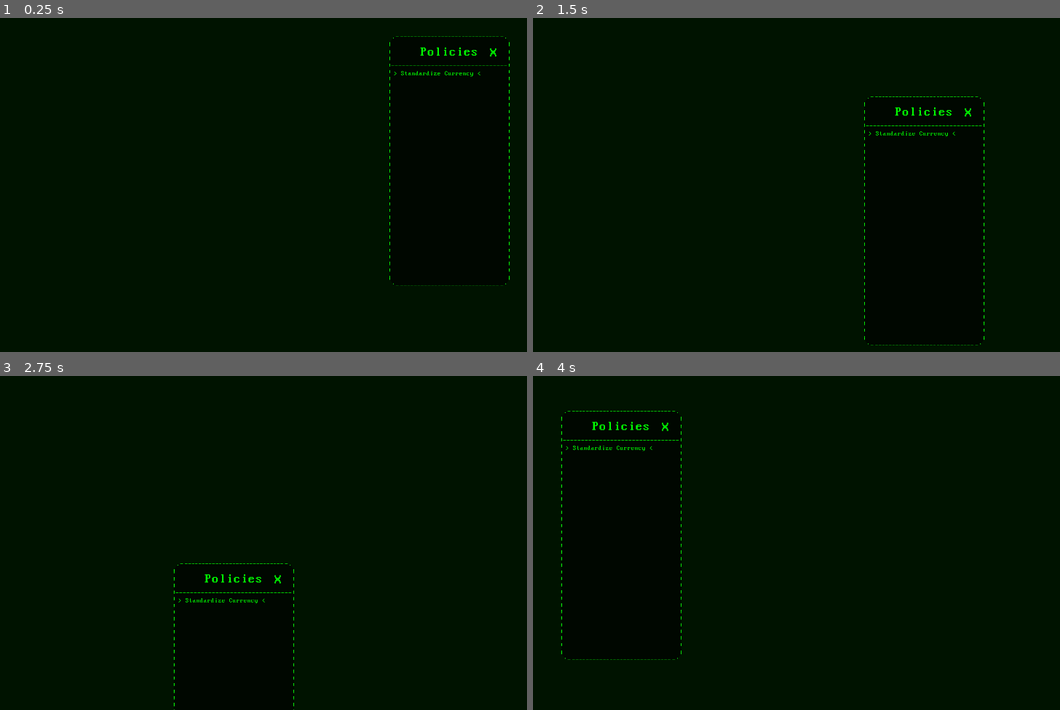
Above: before the commit, frames 1-4 (two rows, left to right).
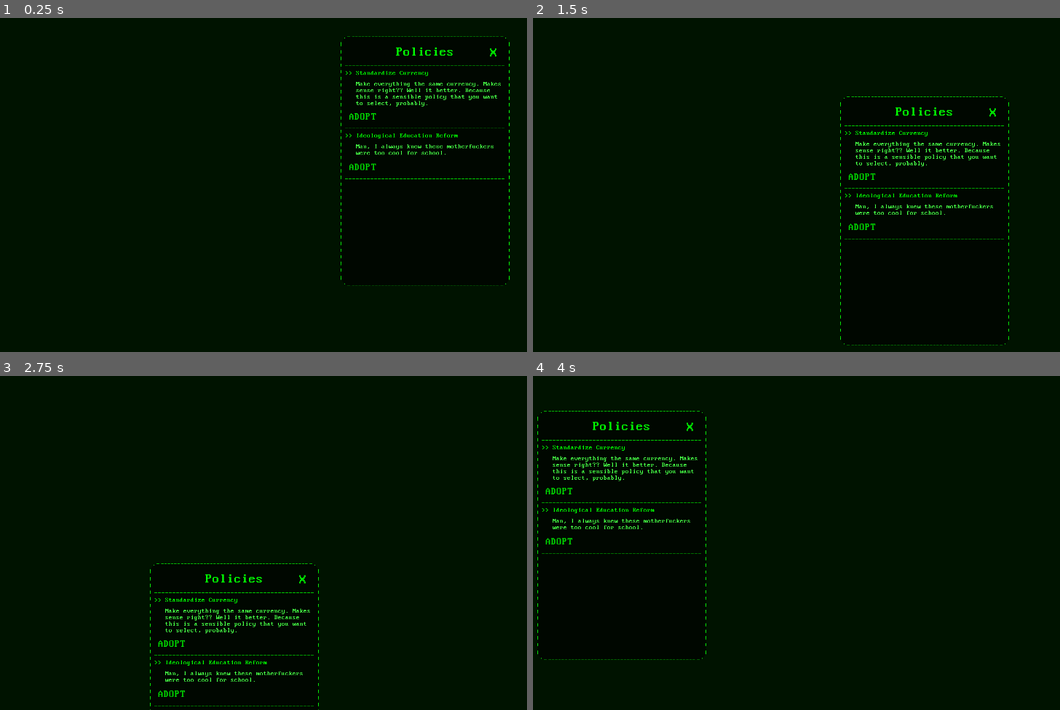
Above: after the commit, the same moments.

Repository: AlexHoratio/SATRAP
Game: Godot game, scene res://Prefabs/Entities/Windows/policies_window.tscn
Same seed, same stepped clock (60 frames per second), same inputs: the game is played once before the commit and once after it. This scene is started directly instead of the project's main scene.
Inputs (mouse positions are in pixels of both pictures, inside the frame that each line leads up to; where the layout moved, square brackets give the same spot in the first picture):
- Up to frame 1 (0.25 s): no input
- Up to frame 2 (1.5 s): click (959, 51) [980, 51] at 0.5 s; tap Enter at 1.25 s; move the mouse to (922, 111) at 1.27 s; hold D (right) from 1.28 s (still down); click (922, 111) at 1.35 s
- Up to frame 3 (2.75 s): release D (right) at 2 s; tap Space at 2 s; drag from (147, 512) to (231, 579) at 2.02 s
- Up to frame 4 (4 s): tap Enter at 2.75 s; move the mouse to (854, 396) at 2.77 s; hold D (right) 2.78-3.5 s; click (854, 396) at 2.85 s; tap Space at 3.5 s; drag from (764, 579) to (622, 426) at 3.52 s

The runs differ from the first frame. In frame 1, 1.6% of the frame differs, in the area x 64-97%, y 5-81%; in frame 2, 1.6%; in frame 3, 1.5%; in frame 4, 1.6%, in the area x 0-33%, y 10-85%.

Commit message:
mock policy list

Diff:
--- a/Prefabs/Entities/Windows/policies_window.gd
+++ b/Prefabs/Entities/Windows/policies_window.gd
@@ -6,12 +6,18 @@
 var drag_origin = Vector2(0, 0)
 var mouse_origin = Vector2(0, 0)
 
+func _ready():
+	generate_policy_list()
+
 func _process(delta):
 	if dragging:
 		global_position = drag_origin + (get_global_mouse_position() - mouse_origin)
 
 	if Input.is_action_just_pressed("esc"):
 		close()
+
+func generate_policy_list() -> void:
+	pass # nothing for now
 
 func close() -> void:
 	emit_signal("closed")
--- a/Prefabs/Entities/Windows/policies_window.tscn
+++ b/Prefabs/Entities/Windows/policies_window.tscn
@@ -4,6 +4,7 @@
 [ext_resource type="PackedScene" uid="uid://tgc3hym3uof4" path="res://Prefabs/CanvasLayer/ascii_patch.tscn" id="2_45477"]
 [ext_resource type="Texture2D" uid="uid://d3yswvtxapsa7" path="res://Graphics/CanvasLayer/ascii_border_filled.png" id="3_0dlpu"]
 [ext_resource type="FontFile" uid="uid://umn6u7qbb6il" path="res://Graphics/Fonts/MorePerfectDOSVGA.ttf" id="4_45477"]
+[ext_resource type="PackedScene" uid="uid://by77ul1srwihs" path="res://Prefabs/Entities/Windows/policy_entry.tscn" id="5_0dlpu"]
 
 [node name="policies_window" type="Control" unique_id=1763936102]
 layout_mode = 3
@@ -17,7 +18,7 @@
 
 [node name="ascii_patch" parent="." unique_id=58068374 instance=ExtResource("2_45477")]
 layout_mode = 0
-offset_left = 1030.0
+offset_left = 910.0
 offset_top = 296.0
 offset_right = 1330.0
 offset_bottom = 917.0
@@ -79,7 +80,7 @@
 grow_horizontal = 2
 theme_override_colors/font_color = Color(0, 1, 0, 1)
 theme_override_fonts/font = ExtResource("4_45477")
-text = "--------------------------------"
+text = "--------------------------------------------"
 horizontal_alignment = 1
 
 [node name="policy_list" type="Control" parent="ascii_patch" unique_id=793081323]
@@ -94,20 +95,72 @@
 grow_horizontal = 2
 grow_vertical = 2
 
-[node name="VBoxContainer" type="VBoxContainer" parent="ascii_patch/policy_list" unique_id=668727001]
+[node name="policy_entry" parent="ascii_patch/policy_list" unique_id=1086381228 instance=ExtResource("5_0dlpu")]
 layout_mode = 1
-anchors_preset = 15
+
+[node name="policy_entry2" type="Control" parent="ascii_patch/policy_list" unique_id=1871942883]
+layout_mode = 1
+anchors_preset = 10
+anchor_right = 1.0
+offset_top = 155.0
+offset_bottom = 277.0
+grow_horizontal = 2
+
+[node name="policy_name" type="Label" parent="ascii_patch/policy_list/policy_entry2" unique_id=490944411]
+self_modulate = Color(0, 1, 0, 1)
+layout_mode = 1
+anchors_preset = 10
+anchor_right = 1.0
+offset_top = -1.0
+offset_bottom = 15.0
+grow_horizontal = 2
+theme_override_fonts/font = ExtResource("4_45477")
+text = ">> Ideological Education Reform"
+
+[node name="desc" type="RichTextLabel" parent="ascii_patch/policy_list/policy_entry2" unique_id=1000606128]
+layout_mode = 1
+anchors_preset = 10
+anchor_right = 1.0
+offset_left = 27.0
+offset_top = 26.0
+offset_bottom = 90.0
+grow_horizontal = 2
+theme_override_fonts/normal_font = ExtResource("4_45477")
+bbcode_enabled = true
+text = "[color=#47ff47]Man, I always knew these motherfuckers were too cool for school. "
+fit_content = true
+scroll_active = false
+autowrap_mode = 2
+
+[node name="adopt" type="LinkButton" parent="ascii_patch/policy_list/policy_entry2" unique_id=974044572]
+self_modulate = Color(0, 1, 0, 1)
+layout_mode = 1
+anchors_preset = -1
+anchor_top = 1.0
+anchor_bottom = 1.0
+offset_left = 10.0
+offset_top = -48.0
+offset_right = 78.0
+offset_bottom = -24.0
+theme_override_fonts/font = ExtResource("4_45477")
+theme_override_font_sizes/font_size = 24
+text = "ADOPT"
+underline = 1
+metadata/_edit_use_anchors_ = true
+
+[node name="div" type="Label" parent="ascii_patch/policy_list/policy_entry2" unique_id=436500311]
+layout_mode = 1
+anchors_preset = 12
+anchor_top = 1.0
 anchor_right = 1.0
 anchor_bottom = 1.0
+offset_top = -16.0
 grow_horizontal = 2
-grow_vertical = 2
-
-[node name="policy" type="LinkButton" parent="ascii_patch/policy_list/VBoxContainer" unique_id=1508385809]
-self_modulate = Color(0, 1, 0, 1)
-layout_mode = 2
+grow_vertical = 0
+theme_override_colors/font_color = Color(0, 1, 0, 1)
 theme_override_fonts/font = ExtResource("4_45477")
-text = "> Standardize Currency <"
-underline = 1
+text = "--------------------------------------------"
+horizontal_alignment = 1
 
 [connection signal="button_down" from="ascii_patch/header/drag" to="." method="_on_drag_button_down"]
 [connection signal="button_up" from="ascii_patch/header/drag" to="." method="_on_drag_button_up"]
--- /dev/null
+++ b/Prefabs/Entities/Windows/policy_entry.tscn
@@ -0,0 +1,62 @@
+[gd_scene format=3 uid="uid://by77ul1srwihs"]
+
+[ext_resource type="FontFile" uid="uid://umn6u7qbb6il" path="res://Graphics/Fonts/MorePerfectDOSVGA.ttf" id="1_umbyf"]
+
+[node name="policy_entry" type="Control" unique_id=1086381228]
+layout_mode = 3
+anchors_preset = 10
+anchor_right = 1.0
+offset_bottom = 152.0
+grow_horizontal = 2
+
+[node name="policy_name" type="Label" parent="." unique_id=490944411]
+self_modulate = Color(0, 1, 0, 1)
+layout_mode = 1
+anchors_preset = 10
+anchor_right = 1.0
+offset_top = -1.0
+offset_bottom = 15.0
+grow_horizontal = 2
+theme_override_fonts/font = ExtResource("1_umbyf")
+text = ">> Standardize Currency "
+
+[node name="desc" type="RichTextLabel" parent="." unique_id=1000606128]
+layout_mode = 1
+anchors_preset = 10
+anchor_right = 1.0
+offset_left = 27.0
+offset_top = 26.0
+offset_bottom = 90.0
+grow_horizontal = 2
+theme_override_fonts/normal_font = ExtResource("1_umbyf")
+bbcode_enabled = true
+text = "[color=#47ff47]Make everything the same currency. Makes sense right?? Well it better. Because this is a sensible policy that you want to select, probably. "
+fit_content = true
+scroll_active = false
+autowrap_mode = 2
+
+[node name="adopt" type="LinkButton" parent="." unique_id=974044572]
+self_modulate = Color(0, 1, 0, 1)
+layout_mode = 0
+offset_left = 10.0
+offset_top = 104.0
+offset_right = 78.0
+offset_bottom = 128.0
+theme_override_fonts/font = ExtResource("1_umbyf")
+theme_override_font_sizes/font_size = 24
+text = "ADOPT"
+underline = 1
+
+[node name="div" type="Label" parent="." unique_id=436500311]
+layout_mode = 1
+anchors_preset = 12
+anchor_top = 1.0
+anchor_right = 1.0
+anchor_bottom = 1.0
+offset_top = -16.0
+grow_horizontal = 2
+grow_vertical = 0
+theme_override_colors/font_color = Color(0, 1, 0, 1)
+theme_override_fonts/font = ExtResource("1_umbyf")
+text = "--------------------------------------------"
+horizontal_alignment = 1
